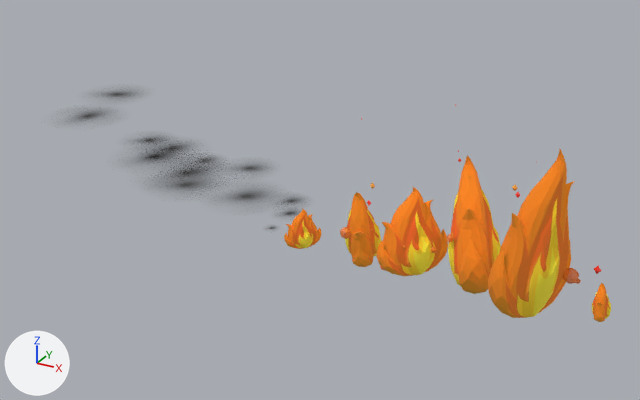
A saved change to the glTF model effect.glb.
One viewpoint serves both versions: a 50 mm camera at (0.58, -3.53, 2.06) aimed at (-1.32, -0.08, 0.34). The lights are fixed; the arrows at lower left show +X, +Y and +Z. The picture after the commit comes second. Vertices at exactly the same position are counted once.

Objects in the first picture: 'Fire', 'Fire_01', 'Fire_02', 'Fire_03', 'Fire_04', 'Fire_05' and 15 more.
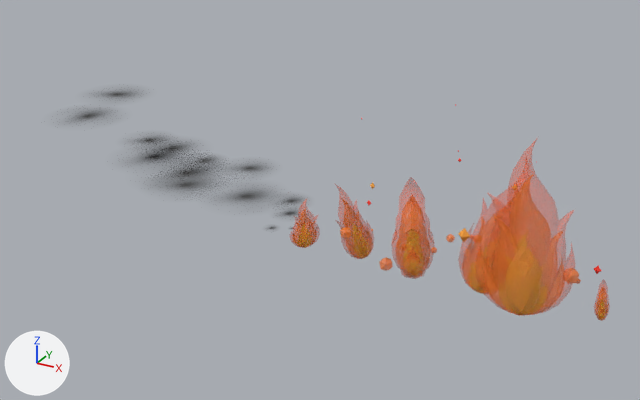
What differs and where, as boxes (x1, y1, x2, y2) in the pictures (640 x 400 px; the box of a moved part takes in the faces that stretch with it):
'Fire_01', reshaped, turned, rescaled
    before: (488, 149, 575, 318)
    after: (475, 136, 576, 316)
'Fire_02', reshaped, turned, rescaled
    before: (448, 155, 501, 294)
    after: (458, 189, 508, 294)
'Fire_03', reshaped, turned, rescaled
    before: (376, 186, 448, 276)
    after: (391, 177, 434, 279)
'Fire_04', reshaped, turned, rescaled
    before: (345, 192, 381, 267)
    after: (334, 183, 374, 259)
'Fire_05', reshaped, turned, rescaled
    before: (284, 208, 322, 249)
    after: (290, 199, 320, 248)
'Fire', reshaped, turned, rescaled
    before: (592, 283, 611, 322)
    after: (594, 279, 610, 321)
part 1 of me_model, moved or reshaped
    before: (286, 149, 611, 311)
    after: (293, 136, 610, 309)
part 2 of me_model, recoloured
    before: (284, 149, 611, 322)
    after: (290, 136, 610, 321)

What the commit changed:
Material 'Material' (mat_material) is new.
Its base color is (1.0, 0.975, 0.0343) (yellow #fffc34).
Its alpha is 0.547.
Material 'Material.001' (mat_material_001) is new.
Its base color is (0.958, 0.268, 0.0244) (orange #fa8d2b).
Its alpha is 0.5.
Material 'Material.002' (mat_material_002) is new.
Its base color is (1.0, 0.145, 0.0227) (orange #ff6a2a).
Its roughness is 0.541.
Its alpha is 0.3.
me_model is used by ob_fire; location (0.029, 0.053, 0.0); rotation (-0.0675, -0.184, 1.607), in degrees (-3.9, -11, 92); scale (0.101, 0.138, 0.111).
me_model had 252 vertices, 500 faces and spanned x -0.67..0.67, y -0.3..0.3, z 0.0..1.76.
me_model now has 756 vertices, 1500 faces and spans x -0.67..0.67, y -0.3..0.3, z 0.0..1.9.
Part 1, on me_model:
3 vertices in x 0.12..0.36, y -0.23..0.23, z 0.82..0.83 move by (0.0, 0.0, -0.01).
92 vertices move from x -0.57..0.44, y -0.2..0.21, z 0.84..1.76 to x -0.59..0.59, y -0.24..0.23, z 0.83..1.9.
me_model part 2: 500 faces spanning x -0.67..0.67, y -0.3..0.3, z 0.0..1.9 switch from mat_model (picture img_shaded) to mat_material_002 (orange #ff6a2a).
Other edits to the shape of me_model do not show in these pictures.
me_model gains material mat_material_001 (orange #fa8d2b).
me_model gains material mat_material (yellow #fffc34).
Object 'Fire' (ob_fire) turns from (-3.9, -11, 92) to (-3.9, -11, 102) degrees about x, y and z.
Object 'Fire' (ob_fire) is rescaled from (0.101, 0.138, 0.111) to (0.0806, 0.11, 0.117).
Object 'Fire_01' (ob_fire_01) turns from (7.3, 0.9, 56) to (7.3, 0.9, -164) degrees about x, y and z.
Object 'Fire_01' (ob_fire_01) is rescaled from (0.306, 0.401, 0.472) to (0.321, 0.421, 0.427).
Object 'Fire_02' (ob_fire_02) turns from (-8.3, 12, 106) to (-8.3, 12, -4.2) degrees about x, y and z.
Object 'Fire_02' (ob_fire_02) is rescaled from (0.331, 0.405, 0.368) to (0.215, 0.263, 0.372).
Object 'Fire_03' (ob_fire_03) turns from (-3.7, -2.8, 53) to (-3.7, -2.8, 113) degrees about x, y and z.
Object 'Fire_03' (ob_fire_03) is rescaled from (0.28, 0.375, 0.258) to (0.257, 0.345, 0.274).
Object 'Fire_04' (ob_fire_04) turns from (-4.7, -21, 112) to (-4.7, -21, 62) degrees about x, y and z.
Object 'Fire_04' (ob_fire_04) is rescaled from (0.216, 0.296, 0.253) to (0.13, 0.178, 0.242).
Object 'Fire_05' (ob_fire_05) turns from (1.1, -4.3, 47) to (1.1, -4.3, -123) degrees about x, y and z.
Object 'Fire_05' (ob_fire_05) is rescaled from (0.147, 0.192, 0.128) to (0.125, 0.163, 0.143).
